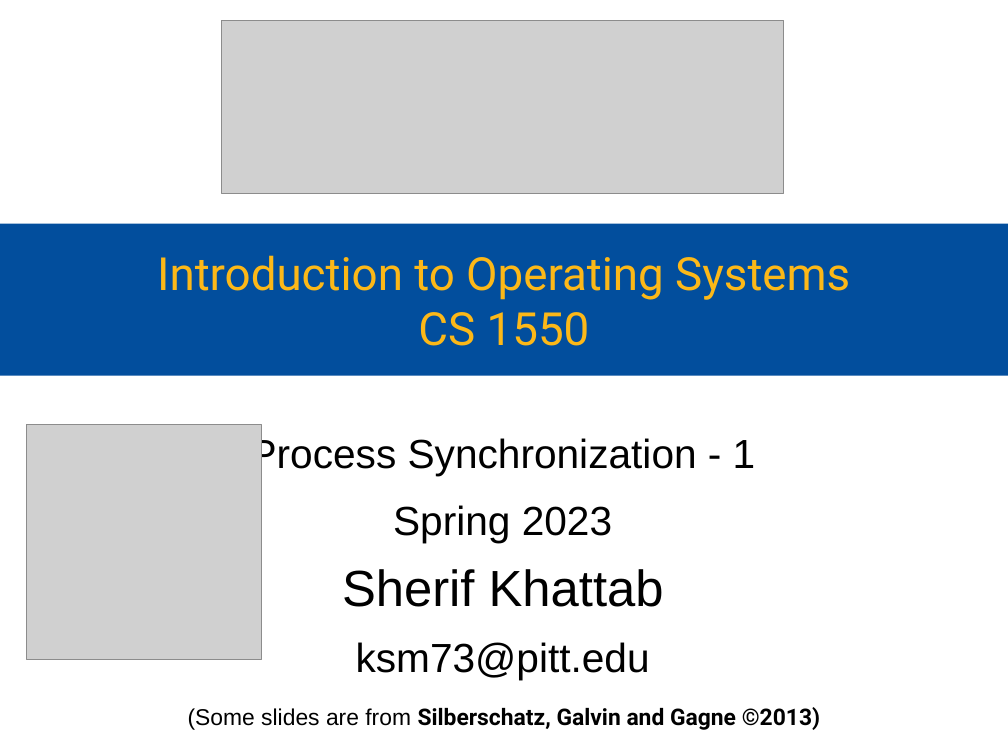
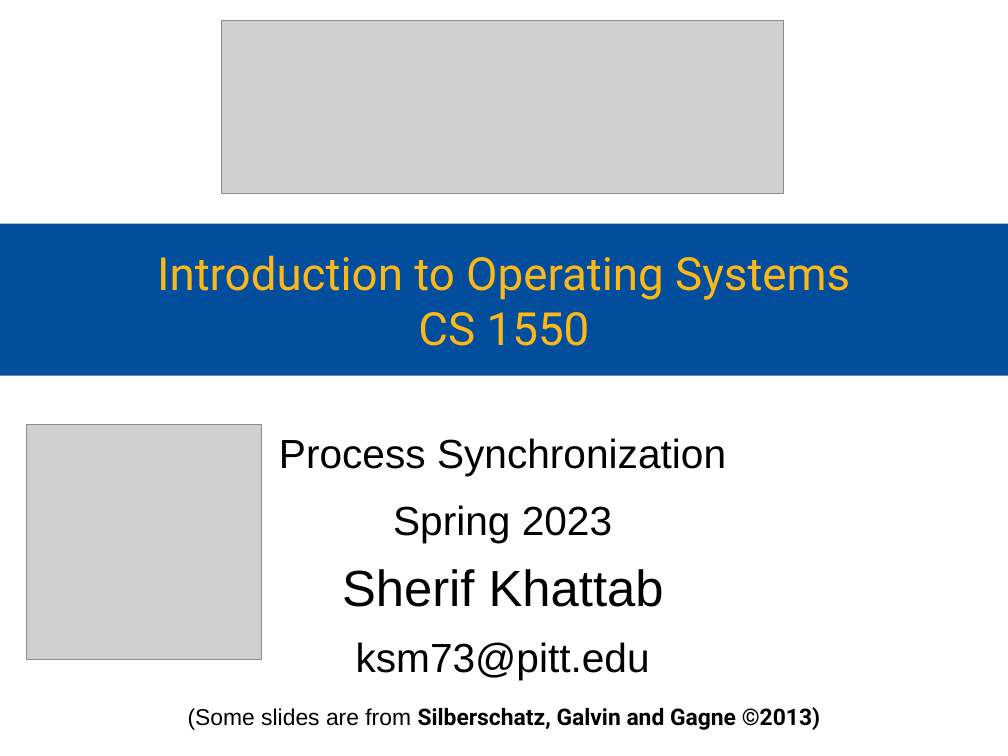
Before and after one commit to cs1550-2244/cs1550-code-handouts, a slide deck: slide 1 of DraftSlides/Lecture2.pptx. Drawn at 1008x756 pixels with LibreOffice and Linux fonts; fonts in the diff are those of the drawing; grey boxes stand for pictures. Boxes give left, top, right and bottom in pixels: in the first picture for what was removed or moved away, otherwise in the second. Text is boxed around its words. In the diff, an @@ line names an element or a change of style, - is before the commit and + after.

```diff
--- a/DraftSlides/Lecture2.pptx
+++ b/DraftSlides/Lecture2.pptx
@@ subtitle at <box>279,438,726,476</box>: text changed @@
-Process Synchronization - 1
+Process Synchronization
```
Also in this commit, not shown: 17 other slides changed, 11 slides added, 2 other files.
